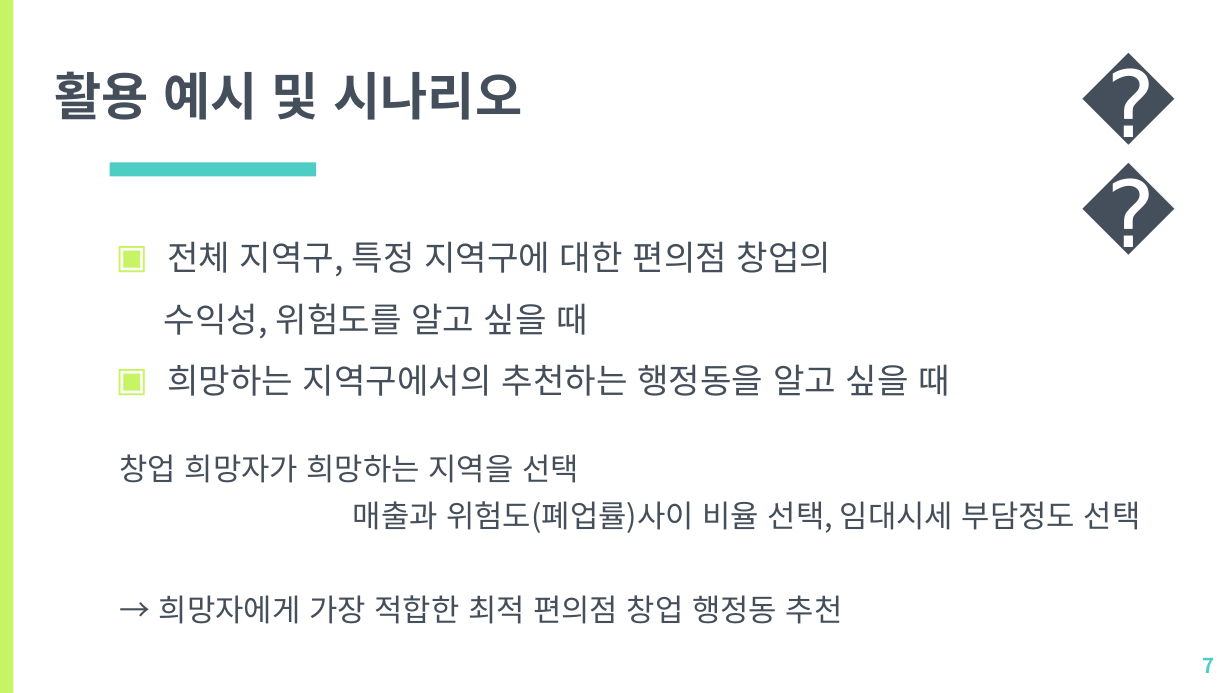
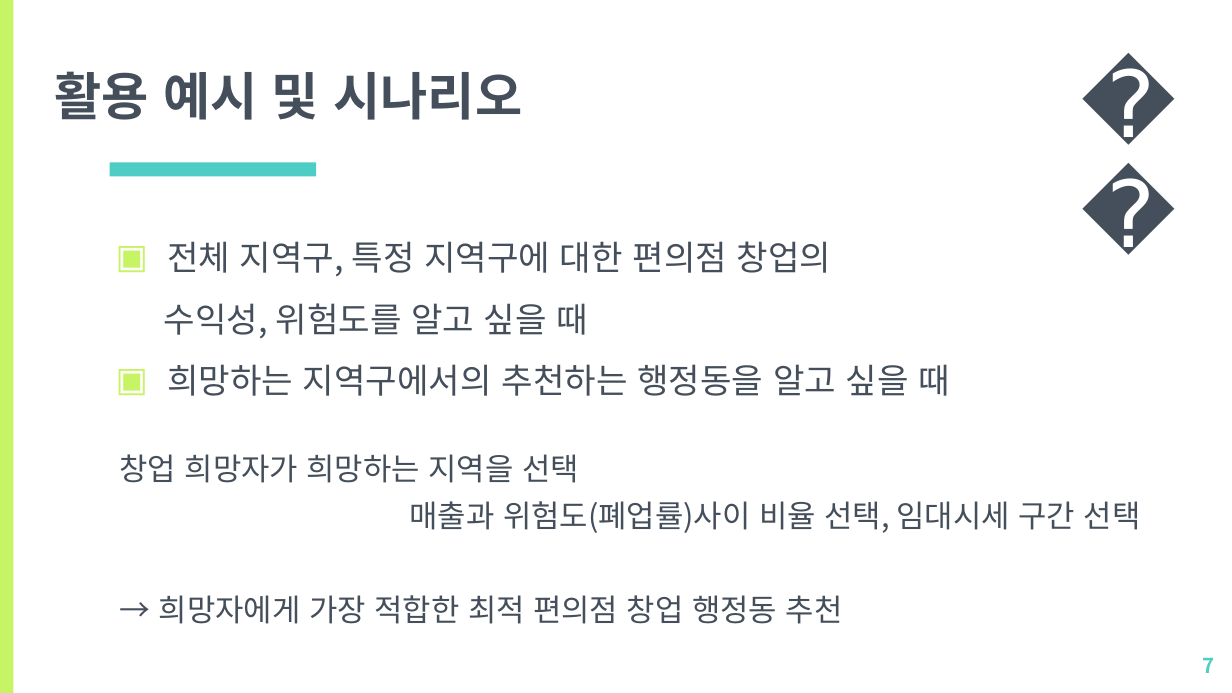
Before and after one commit to howtolivelikehuman/WaRaConv, a slide deck: slide 7 of Documents/Presentation/[소프트웨어응용] 2조 프로젝트 2차발표.pptx. Drawn at 1232x693 pixels with LibreOffice and Linux fonts; fonts in the diff are those of the drawing. Boxes give left, top, right and bottom in pixels: in the first picture for what was removed or moved away, otherwise in the second. Text is boxed around its words. In the diff, an @@ line names an element or a change of style, - is before the commit and + after.

```diff
--- a/Documents/Presentation/[소프트웨어응용] 2조 프로젝트 2차발표.pptx
+++ b/Documents/Presentation/[소프트웨어응용] 2조 프로젝트 2차발표.pptx
@@ text at (x1=409, y1=501, x2=1141, y2=533): text changed @@
-매출과 위험도(폐업률)사이 비율 선택, 임대시세 부담정도 선택
+매출과 위험도(폐업률)사이 비율 선택, 임대시세 구간 선택
```
Also in this commit, not shown: 2 other slides changed, 3 other files.
